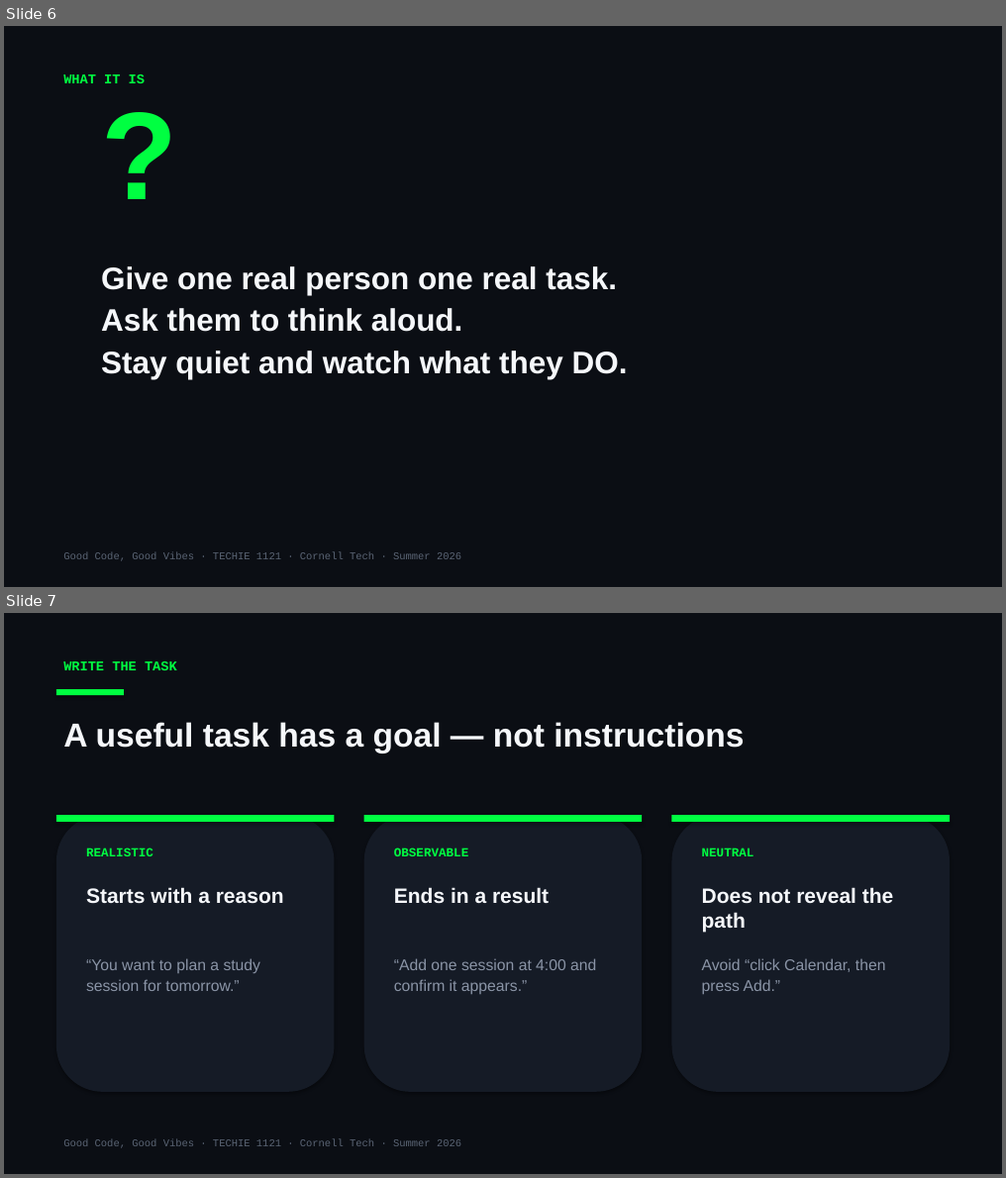
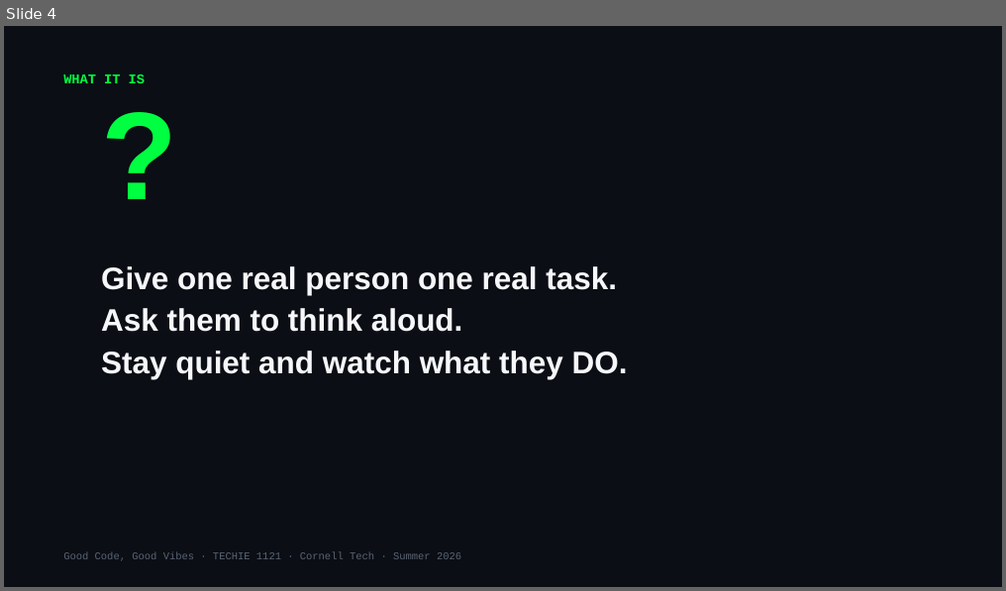
Before and after one commit to Cornell-Tech-Vibe-Coding-Summer-2026/website, a slide deck: slides/Week3-Mon-User-Testing-I.pptx. Shown one above the other, each under a label of ours: slides 6 and 7 before the commit, slide 4 after it. The pictures are 1006x1178 and 1006x591 pixels, drawn with LibreOffice and Linux fonts; fonts in the diff are those of the drawing. Boxes give left, top, right and bottom in pixels: in the first picture for what was removed or moved away, otherwise in the second. Text is boxed around its words. In the diff, an @@ line names an element or a change of style, - is before the commit and + after.

```diff
--- a/slides/Week3-Mon-User-Testing-I.pptx
+++ b/slides/Week3-Mon-User-Testing-I.pptx
@@ slide 7 removed at bbox=[4, 613, 1002, 1174], background #0B0E14 @@
@@ text removed at bbox=[63, 662, 177, 670] @@
-WRITE THE TASK
@@ rectangle removed at bbox=[56, 689, 124, 695] @@
@@ text removed at bbox=[63, 722, 744, 754] @@
-A useful task has a goal — not instructions
@@ rounded rectangle removed at bbox=[56, 815, 334, 1092] @@
@@ rectangle removed at bbox=[56, 815, 334, 822] @@
@@ rounded rectangle removed at bbox=[364, 815, 642, 1092] @@
@@ rectangle removed at bbox=[364, 815, 642, 822] @@
@@ rounded rectangle removed at bbox=[672, 815, 949, 1092] @@
@@ rectangle removed at bbox=[672, 815, 949, 822] @@
@@ text removed at bbox=[86, 848, 153, 857] @@
-REALISTIC
@@ text removed at bbox=[394, 848, 469, 857] @@
-OBSERVABLE
@@ text removed at bbox=[702, 848, 754, 857] @@
-NEUTRAL
@@ text removed at bbox=[86, 887, 284, 904] @@
-Starts with a reason
@@ text removed at bbox=[394, 887, 548, 904] @@
-Ends in a result
@@ text removed at bbox=[702, 887, 894, 932] @@
-Does not reveal the path
@@ text removed at bbox=[86, 959, 261, 991] @@
-“You want to plan a study session for tomorrow.”
@@ text removed at bbox=[394, 959, 596, 994] @@
-“Add one session at 4:00 and confirm it appears.”
@@ text removed at bbox=[702, 959, 886, 994] @@
-Avoid “click Calendar, then press Add.”
@@ text removed at bbox=[63, 1140, 461, 1149] @@
-Good Code, Good Vibes · TECHIE 1121 · Cornell Tech · Summer 2026
@@ what was slide 6 is now slide 4 @@
```
Also in this commit, not shown: 14 slides changed, 2 slides added, 20 other slides removed, 4 other files.
